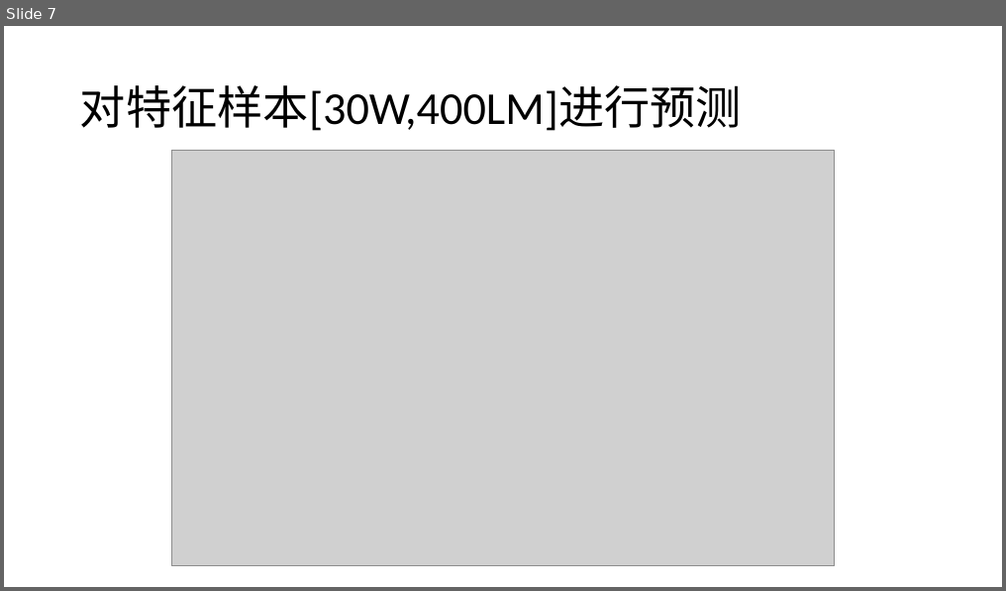
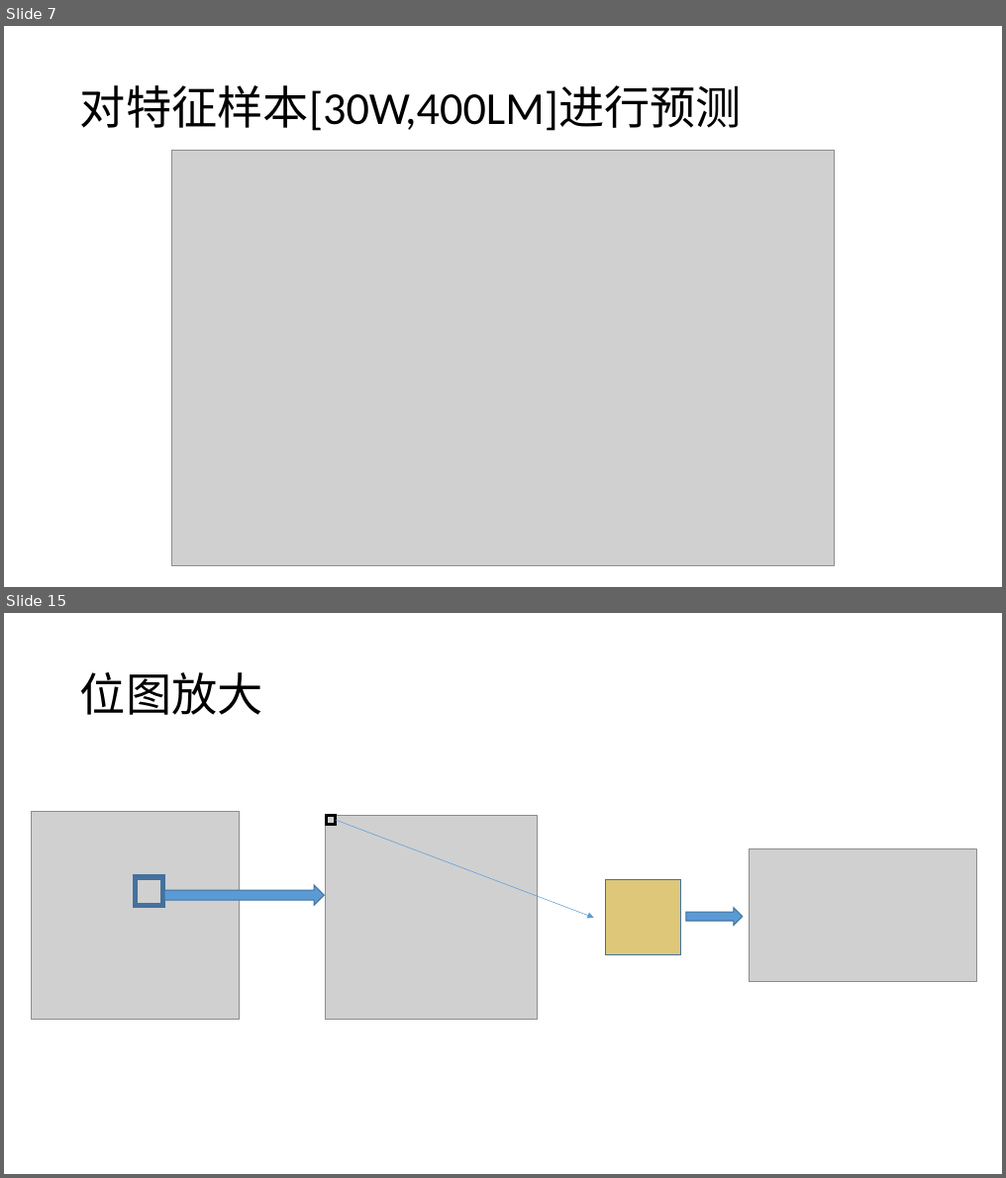
Before and after one commit to plter/HandwriteRecognizerCourse, a slide deck: 机器学习之手写识别.pptx. Shown one above the other, each under a label of ours: slide 7 before the commit, slides 7 and 15 after it; the slides between them are not shown. The pictures are 1006x591 and 1006x1178 pixels, drawn with LibreOffice and Linux fonts; fonts in the diff are those of the drawing; grey boxes stand for pictures. Boxes give left, top, right and bottom in pixels: in the first picture for what was removed or moved away, otherwise in the second. Text is boxed around its words. In the diff, an @@ line names an element or a change of style, - is before the commit and + after.

```diff
--- a/机器学习之手写识别.pptx
+++ b/机器学习之手写识别.pptx
@@ slide 15 added at <box>4,613,1002,1174</box>, background #FFFFFF @@
@@ title added at <box>80,672,263,715</box>, 44 pt, text #000000 @@
+位图放大
@@ picture added at <box>31,811,239,1020</box> @@
@@ picture added at <box>325,816,537,1020</box> @@
@@ rectangle added at <box>327,816,336,825</box>, outline #000000 3 pt @@
@@ arrow added from (336, 820) to (594, 918), #5B9BD5 0.5 pt @@
@@ picture added at <box>748,849,976,982</box> @@
@@ rectangle added at <box>135,877,162,905</box>, outline #43739E 5 pt @@
@@ right arrow added at <box>164,885,324,906</box>, fill #5B9BD5, outline #43739E 1 pt @@
@@ rectangle added at <box>606,880,681,956</box>, fill #DEC778, outline #43739E 1 pt @@
@@ right arrow added at <box>686,908,743,925</box>, fill #5B9BD5, outline #43739E 1 pt @@
```
Also in this commit, not shown: 9 other slides added, 9 other files.
